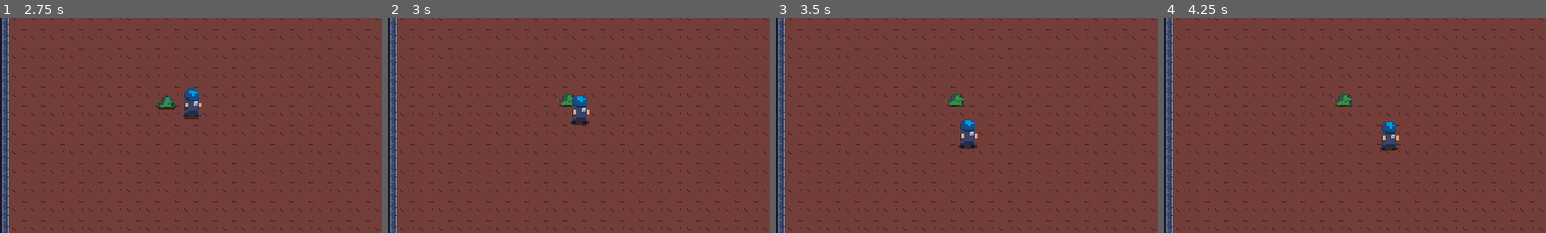
Above: before the commit, frames 1-4 (left to right).
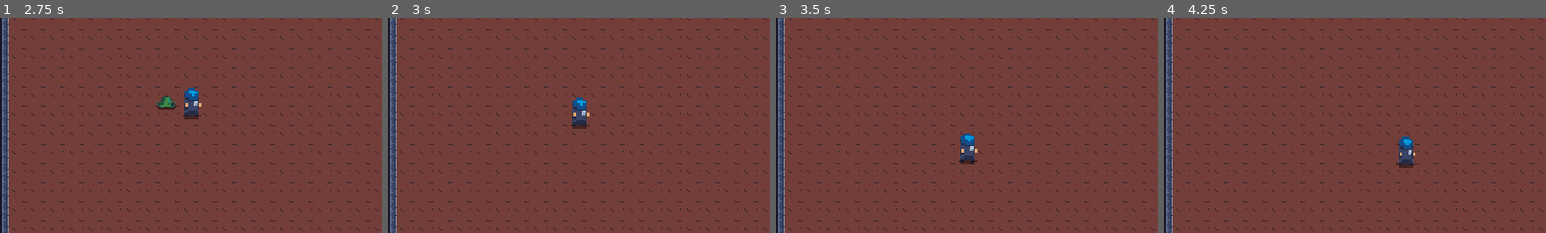
Above: after the commit, the same moments.

Repository: Arssin/ParasiteJam
Game: Godot game, scene res://scenes/main_scene.tscn
Two runs of this game, one before a commit and one after it. Both use one fixed random seed, a clock stepped at 60 frames per second and the inputs below.
Inputs (mouse positions are % of the whole screen's width and height, from its top left):
- Up to frame 1 (2.75 s): click "PLAY" at 0.5 s; click "PLAY" at 1.25 s; tap Enter at 2 s; move the mouse to (72, 45) at 2.02 s; hold D (move_right) from 2.03 s (still down); click (72, 45) at 2.1 s
- Up to frame 2 (3 s): move the mouse to (30, 55) at 2.77 s; release D (move_right) at 2.78 s; hold Down (move_down) from 2.78 s (still down); click (30, 55) at 2.85 s
- Up to frame 3 (3.5 s): keep holding Down (move_down)
- Up to frame 4 (4.25 s): move the mouse to (60, 28) at 3.52 s; release Down (move_down) at 3.53 s; hold D (move_right) from 3.53 s (still down); click (60, 28) at 3.6 s
The pictures show only the part of the screen within x 1-51%, y 41-91%; the shares and areas given below are measured in that part.

Frame 1 is identical in both runs. In frame 2, 0.6% of the frame differs, in the area x 44-53%, y 35-52%; in frame 3, 1.0%; in frame 4, 1.3%, in the area x 44-66%, y 35-70%.
Error before the commit: Invalid assignment of property or key 'isMindControl' with value of type 'bool' on a base object of type 'CharacterBody2D (Enemy)'. (res://characters/player.gd…

Commit message:
mind controll and global position

Diff:
--- a/characters/marines.gd
+++ b/characters/marines.gd
@@ -2,7 +2,8 @@
 
 class_name Enemy
 
-var player_speed = 40
+var player_speed = 60
+var isNpcControlled = false
 
 
 func _ready() -> void:
@@ -10,15 +11,24 @@
 
 
 func _process(delta: float) -> void:
-	if Global.player_mind_controlling:
+	if isNpcControlled:
 		move_and_slide()
 
 
 func _input(_event: InputEvent) -> void:
-	if Global.player_mind_controlling:
+	if isNpcControlled:
 		var input_direction = Input.get_vector("move_left", "move_right","move_up", "move_down")
 
 		if input_direction:
 			velocity = input_direction * player_speed
 		else:
 			velocity = input_direction * 0
+
+
+func _on_mind_control_timeout() -> void:
+	isNpcControlled = false
+	Global.player_mind_controlling = false
+	$mind_control.stop()
+
+func start_mind_control() -> void:
+	$mind_control.start()
--- a/characters/marines.tscn
+++ b/characters/marines.tscn
@@ -26,3 +26,5 @@
 
 [node name="mind_control" type="Timer" parent="."]
 wait_time = 5.0
+
+[connection signal="timeout" from="mind_control" to="." method="_on_mind_control_timeout"]
--- a/characters/player.gd
+++ b/characters/player.gd
@@ -10,7 +10,7 @@
 
 # Called when the node enters the scene tree for the first time.
 func _ready() -> void:
-	pass # Replace with function body.
+	Global.player_mind_controlling_stop.connect(_on_stop_controlling)
 
 
 # Called every frame. 'delta' is the elapsed time since the previous frame.
@@ -50,5 +50,9 @@
 	if body is Enemy:
 		Global.player_mind_controlling = true
 		mouse_clicked = false
-		body.isMindControl = true
+		body.isNpcControlled = true
+		body.start_mind_control()
 		$".".visible = false
+
+func _on_stop_controlling():
+	$".".visible = true
--- a/global/Global.gd
+++ b/global/Global.gd
@@ -5,8 +5,15 @@
 		return player_mind_controlling
 	set(value):
 		if value:
-			emit_signal("player_mind_controlling")
+			emit_signal("player_mind_controlling_call")
 		else:
 			emit_signal("player_mind_controlling_stop")
 
 		player_mind_controlling = value
+
+
+var lastPositionRespawned = null
+
+
+signal player_mind_controlling_call
+signal player_mind_controlling_stop
